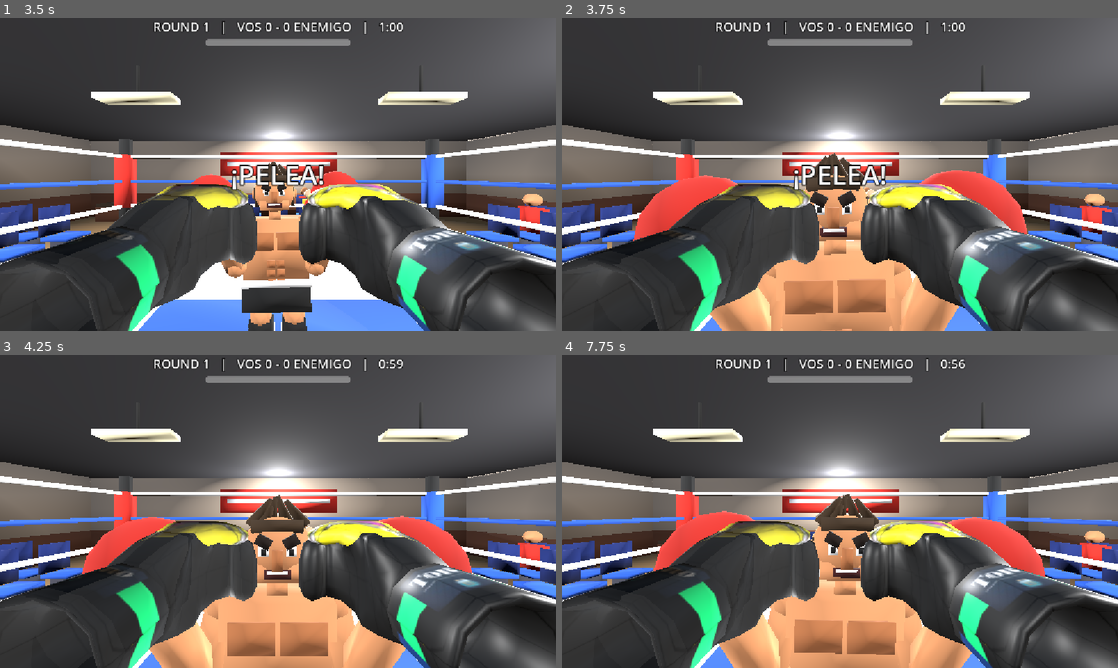
Above: before the commit, frames 1-4 (two rows, left to right).
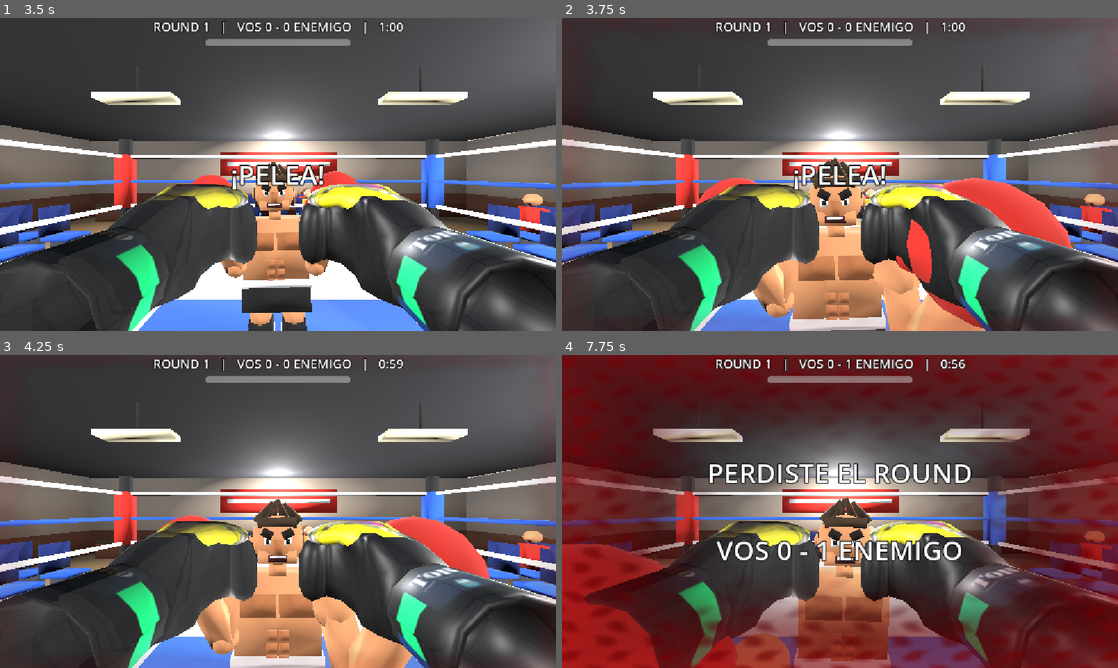
Above: after the commit, the same moments.

Repository: Rodimir909/JUEGO-VR
Game: Godot game, scene res://escenario_2.tscn
Two runs of this game, one before a commit and one after it. Both use one fixed random seed, a clock stepped at 60 frames per second and the inputs below. The project has no main scene, so this scene is started directly.
Inputs (mouse positions are in pixels of both pictures, inside the frame that each line leads up to):
- Up to frame 1 (3.5 s): tap Enter at 0.5 s; move the mouse to (400, 158) at 0.52 s; hold D (move_right) 0.53-1.28 s; hold E (block) 0.53-1.28 s; click (400, 158) at 0.67 s; move the mouse to (166, 190) at 1.27 s; hold S (move_back) 1.28-2.03 s; tap E (block) at 1.35, 3.05 s; move the mouse to (333, 105) at 2.02 s; hold D (move_right) 2.03-2.78 s; hold E (block) 2.03-2.78 s; click (333, 105) at 2.1 s; move the mouse to (250, 237) at 2.77 s; hold W (move_forward) from 2.78 s (still down); right-click (250, 237) at 2.85 s; click (250, 237) at 2.92 s
- Up to frame 2 (3.75 s): move the mouse to (1006, 221) at 3.52 s; release W (move_forward) at 3.53 s; hold A (move_left) from 3.53 s (still down); hold E (block) from 3.53 s (still down); tap R at 3.6 s
- Up to frame 3 (4.25 s): keep holding A (move_left); keep holding E (block)
- Up to frame 4 (7.75 s): move the mouse to (673, 464) at 4.27 s; release E (block) at 4.28 s; tap E (block) at 4.35, 6.05, 7.55 s; move the mouse to (867, 511) at 5.02 s; release A (move_left) at 5.03 s; hold S (move_back) 5.03-5.78 s; hold E (block) 5.03-5.78 s; click (867, 511) at 5.17 s; move the mouse to (756, 433) at 5.77 s; hold D (move_right) 5.78-6.53 s; click (756, 433) at 5.85 s; move the mouse to (962, 495) at 6.52 s; hold W (move_forward) 6.53-7.28 s; hold E (block) 6.53-7.28 s; right-click (962, 495) at 6.6 s; move the mouse to (728, 527) at 7.27 s; hold D (move_right) from 7.28 s (still down); tap R at 7.35 s; click (728, 527) at 7.42 s

Frame 1 is identical in both runs. In frame 2, 12% of the frame differs, in the area x 0-100%, y 38-100%; in frame 3, 9.2%; in frame 4, 73%, in the area x 0-100%, y 0-100%.

Commit message:
a

Diff:
--- a/player/player.gd
+++ b/player/player.gd
@@ -28,6 +28,7 @@
 
 @export_group("Red")
 @export var udp_port := 4242
+@export var debug_tracking_angle := false   # imprime el angulo hacia el enemigo
 
 @export_group("Camara - rotacion")
 # Se multiplica el giro real de tu cabeza: como miras la pantalla, giros poco.
@@ -136,7 +137,12 @@
 
 var packet_age := 0.0
 var health := 0.0
-var guarding := false
+# La guardia vive en Global.player_blocking (lo leen los enemigos); `guarding` es solo un atajo.
+var guarding: bool:
+	get:
+		return Global.player_blocking
+	set(value):
+		Global.player_blocking = value
 
 var pause_pose := false
 var pause_hold := 0.0
@@ -239,6 +245,15 @@
 		return
 	_check_hits("left", left_glove)
 	_check_hits("right", right_glove)
+
+	# Datos para el enemigo + el cuerpo del jugador siempre mira hacia el enemigo
+	Global.player_position = global_position
+	$Head/RayCast3D.target_position = Global.enemy_position
+
+	var tangente := atan2($Head/RayCast3D.target_position.x, $Head/RayCast3D.target_position.z)
+	if debug_tracking_angle:
+		print(rad_to_deg(tangente))
+	rotation_degrees.y = rad_to_deg(tangente) - 180
 
 
 # ---------------------------------------------------------------------
@@ -523,9 +538,9 @@
 # ---------------------------------------------------------------------
 
 func _set_guard(active: bool) -> void:
-	if active == guarding:
-		return
-	guarding = active
+	if active == Global.player_blocking:
+		return
+	Global.player_blocking = active
 	if guard_glow:
 		_set_glove_glow(left_glove, active)
 		_set_glove_glow(right_glove, active)
@@ -551,7 +566,7 @@
 
 # Los enemigos llaman a esto. Devuelve true si el golpe fue bloqueado por completo.
 func take_hit(damage: float, attacker: Node = null) -> bool:
-	if guarding:
+	if Global.player_blocking:
 		blocked.emit(damage, attacker)
 		damage *= guard_damage_multiplier
 		if damage <= 0.0:
